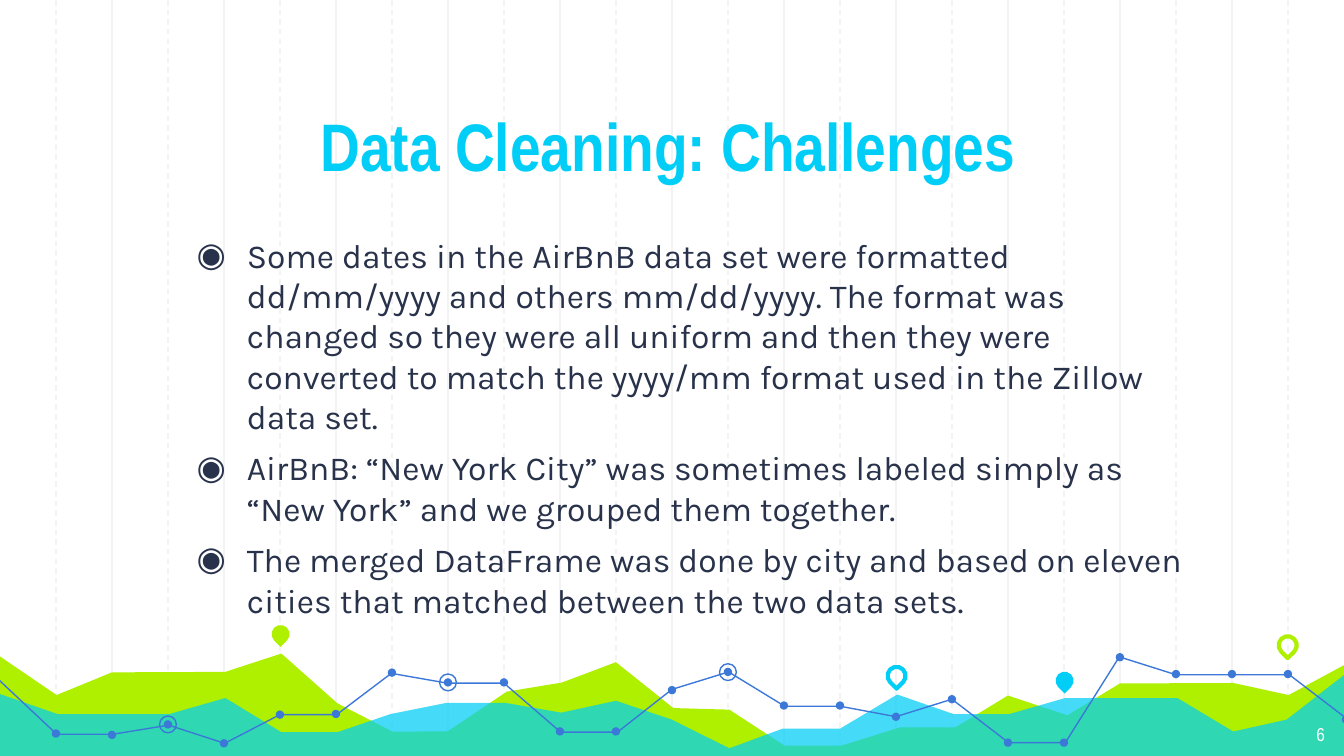
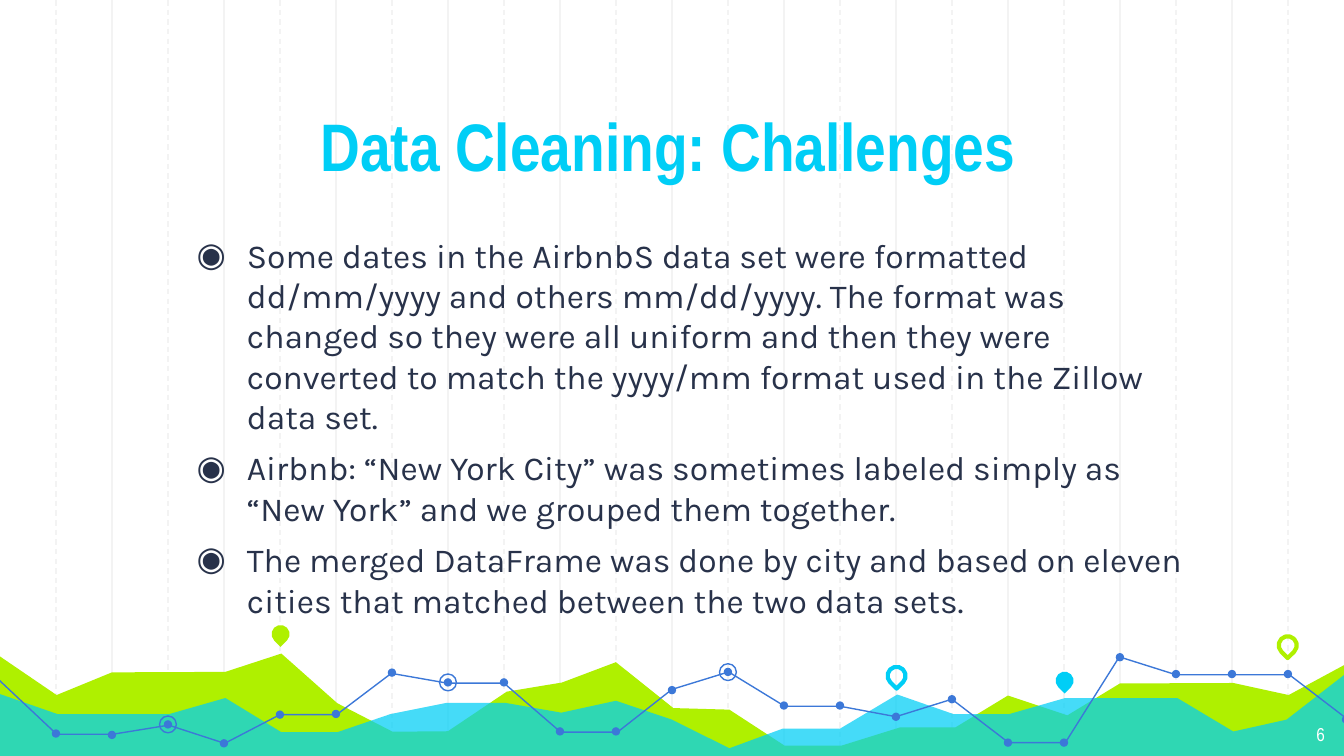
Before and after one commit to GT-Project1-A1/AirBNB, a slide deck: slide 6 of Project1_FinalPresentation.pptx. Drawn at 1344x756 pixels with LibreOffice and Linux fonts; fonts in the diff are those of the drawing. Boxes give left, top, right and bottom in pixels: in the first picture for what was removed or moved away, otherwise in the second. Text is boxed around its words. In the diff, an @@ line names an element or a change of style, - is before the commit and + after.

```diff
--- a/Project1_FinalPresentation.pptx
+++ b/Project1_FinalPresentation.pptx
@@ text at [247, 245, 1143, 530]: text changed @@
-◉ Some dates in the AirBnB data set were formatted dd/mm/yyyy and others mm/dd/yyyy. The format was changed so they were all uniform and then they were converted to match the yyyy/mm format used in the Zillow data set.
-◉ AirBnB: “New York City” was sometimes labeled simply as “New York” and we grouped them together.
+◉ Some dates in the AirbnbS data set were formatted dd/mm/yyyy and others mm/dd/yyyy. The format was changed so they were all uniform and then they were converted to match the yyyy/mm format used in the Zillow data set.
+◉ Airbnb: “New York City” was sometimes labeled simply as “New York” and we grouped them together.
```
Also in this commit, not shown: 5 other slides changed.
